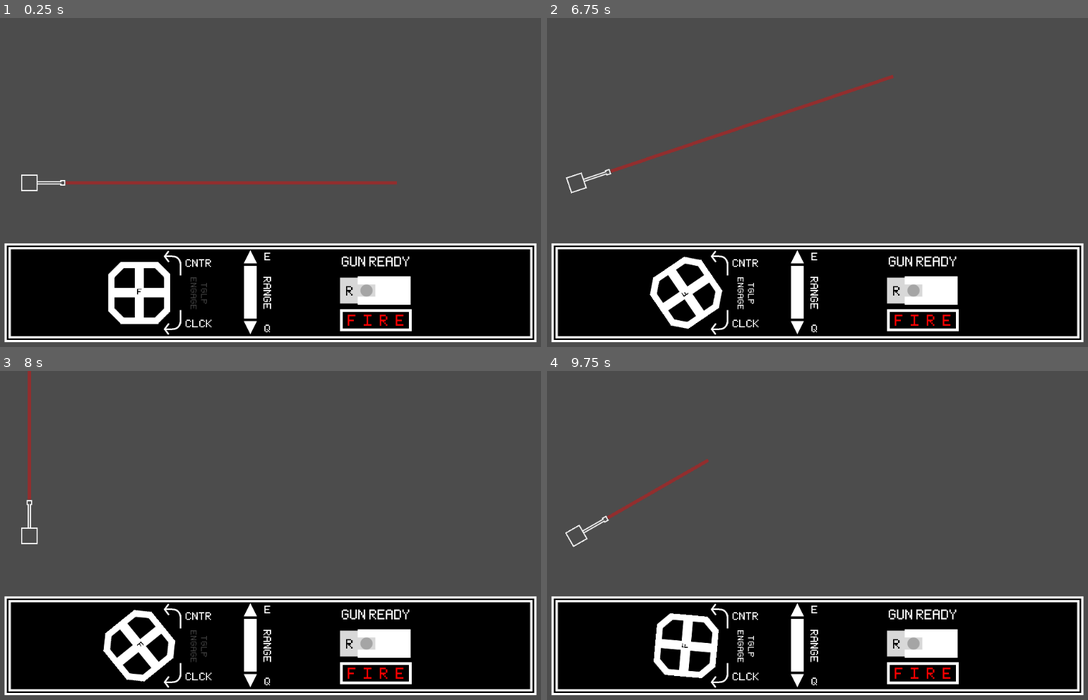
Above: before the commit, frames 1-4 (two rows, left to right).
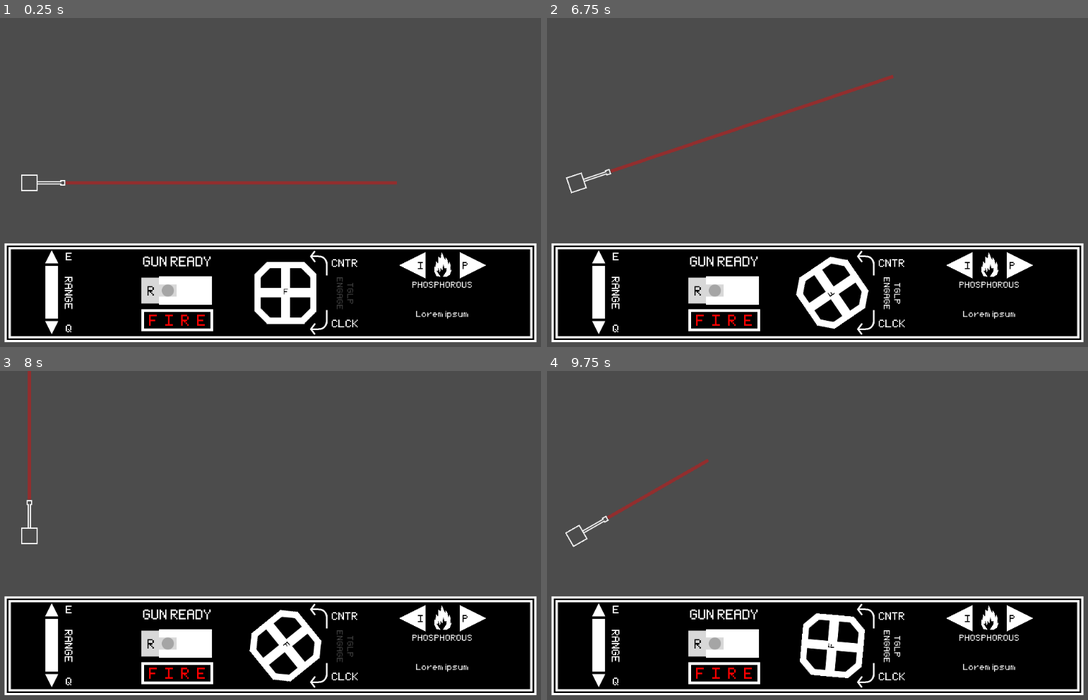
Above: after the commit, the same moments.

Repository: CluckeyMcCormick/fictional-guacamole
Game: Godot game, scene res://scenes/Main.tscn
Two runs of this game, one before a commit and one after it. Both use one fixed random seed, a clock stepped at 60 frames per second and the inputs below.
Inputs (mouse positions are in pixels of both pictures, inside the frame that each line leads up to; where the layout moved, square brackets give the same spot in the first picture):
- Up to frame 1 (0.25 s): no input
- Up to frame 2 (6.75 s): click (601, 258) [795, 258] at 0.5 s; click (601, 327) [795, 327] at 1.25 s; click "R" at 2 s; click "F I R E" at 2.75 s; click (958, 264) at 3.52 s; click (1017, 264) at 4.27 s; click (1017, 264) at 5.02 s; click "F" at 5.75 s; tap Enter at 6.5 s; move the mouse to (941, 166) at 6.52 s; hold Q (range_up) from 6.53 s (still down); hold F (traverse_engage) from 6.53 s (still down)
- Up to frame 3 (8 s): move the mouse to (156, 551) at 7.27 s; release Q (range_up) at 7.28 s; release F (traverse_engage) at 7.28 s; hold E (range_down) from 7.28 s (still down); tap F (traverse_engage) at 7.35 s
- Up to frame 4 (9.75 s): move the mouse to (871, 463) at 8.02 s; release E (range_down) at 8.03 s; hold F (traverse_engage) 8.03-8.78 s; hold Q (range_up) 8.03-9.53 s; move the mouse to (790, 601) at 8.77 s; tap F (traverse_engage) at 8.85 s; move the mouse to (985, 584) at 9.52 s; hold E (range_down) from 9.53 s (still down); hold F (traverse_engage) from 9.53 s (still down)

The runs differ from the first frame. In frame 1, 7.9% of the frame differs, in the area x 8-90%, y 70-97%; in frame 2, 7.8%; in frame 3, 7.8%; in frame 4, 8.0%.

Commit message:
Added the final GUI section - "Payload"
Added a final section to the GUI for controlling the turret's payload.
This section will allow the player to change between two different
payload types - Phosphorous and Explosive.

I used an animated sprite for the payload's icon. I feel like that's
not the best way to do a texture swap on Rects of the same size, but
whatever

Diff:
--- a/godot/scenes/GUI/GUI.tscn
+++ b/godot/scenes/GUI/GUI.tscn
@@ -1,42 +1,65 @@
-[gd_scene load_steps=20 format=2]
+[gd_scene load_steps=25 format=2]
 
 [ext_resource path="res://scenes/GUI/GUI.gd" type="Script" id=1]
 [ext_resource path="res://assets/menu_background.png" type="Texture" id=2]
-[ext_resource path="res://scenes/GUI/WheelMaster.gd" type="Script" id=3]
-[ext_resource path="res://assets/grab_wheel.png" type="Texture" id=4]
-[ext_resource path="res://assets/font/Minimal5x7.ttf" type="DynamicFontData" id=5]
-[ext_resource path="res://assets/curve_arrow_flip.png" type="Texture" id=6]
-[ext_resource path="res://assets/curve_arrow.png" type="Texture" id=7]
-[ext_resource path="res://assets/arrow.png" type="Texture" id=8]
-[ext_resource path="res://assets/menu_overground.png" type="Texture" id=9]
-[ext_resource path="res://assets/bar_fill.png" type="Texture" id=10]
-[ext_resource path="res://assets/gun_bolt.png" type="Texture" id=11]
-[ext_resource path="res://assets/gun_lock.png" type="Texture" id=12]
-[ext_resource path="res://assets/fire_control_button.png" type="Texture" id=13]
+[ext_resource path="res://assets/arrow.png" type="Texture" id=3]
+[ext_resource path="res://assets/menu_overground.png" type="Texture" id=4]
+[ext_resource path="res://assets/bar_fill.png" type="Texture" id=5]
+[ext_resource path="res://assets/font/Minimal5x7.ttf" type="DynamicFontData" id=6]
+[ext_resource path="res://assets/gun_bolt.png" type="Texture" id=7]
+[ext_resource path="res://assets/gun_lock.png" type="Texture" id=8]
+[ext_resource path="res://assets/fire_control_button.png" type="Texture" id=9]
+[ext_resource path="res://scenes/GUI/WheelMaster.gd" type="Script" id=10]
+[ext_resource path="res://assets/grab_wheel.png" type="Texture" id=11]
+[ext_resource path="res://assets/curve_arrow_flip.png" type="Texture" id=12]
+[ext_resource path="res://assets/curve_arrow.png" type="Texture" id=13]
+[ext_resource path="res://assets/payload_explode.png" type="Texture" id=14]
+[ext_resource path="res://assets/payload_fire.png" type="Texture" id=15]
+
+[sub_resource type="DynamicFont" id=3]
+size = 33
+font_data = ExtResource( 6 )
+
+[sub_resource type="DynamicFont" id=6]
+size = 75
+font_data = ExtResource( 6 )
+
+[sub_resource type="DynamicFont" id=4]
+size = 44
+font_data = ExtResource( 6 )
+
+[sub_resource type="DynamicFont" id=5]
+size = 40
+font_data = ExtResource( 6 )
 
 [sub_resource type="DynamicFont" id=1]
 size = 33
-font_data = ExtResource( 5 )
+font_data = ExtResource( 6 )
 
 [sub_resource type="DynamicFont" id=2]
 size = 25
-font_data = ExtResource( 5 )
-
-[sub_resource type="DynamicFont" id=3]
-size = 33
-font_data = ExtResource( 5 )
-
-[sub_resource type="DynamicFont" id=6]
-size = 75
-font_data = ExtResource( 5 )
-
-[sub_resource type="DynamicFont" id=4]
-size = 44
-font_data = ExtResource( 5 )
-
-[sub_resource type="DynamicFont" id=5]
-size = 40
-font_data = ExtResource( 5 )
+font_data = ExtResource( 6 )
+
+[sub_resource type="SpriteFrames" id=7]
+animations = [ {
+"frames": [ ExtResource( 14 ) ],
+"loop": true,
+"name": "explosive",
+"speed": 5.0
+}, {
+"frames": [ ExtResource( 15 ) ],
+"loop": false,
+"name": "fire",
+"speed": 1.0
+} ]
+
+[sub_resource type="DynamicFont" id=9]
+size = 30
+font_data = ExtResource( 6 )
+
+[sub_resource type="DynamicFont" id=8]
+size = 25
+font_data = ExtResource( 6 )
 
 [node name="GUI" type="MarginContainer"]
 anchor_top = 1.0
@@ -83,13 +106,144 @@
 custom_constants/separation = 50
 alignment = 1
 
+[node name="RangeMaster" type="Control" parent="BoxMargins/BoxDivider"]
+editor/display_folded = true
+margin_left = 54.0
+margin_right = 119.0
+margin_bottom = 150.0
+rect_min_size = Vector2( 65, 150 )
+
+[node name="Up" type="TextureButton" parent="BoxMargins/BoxDivider/RangeMaster"]
+margin_left = -109.0
+margin_top = -115.0
+margin_right = 141.0
+margin_bottom = 135.0
+rect_scale = Vector2( 0.1, 0.1 )
+rect_pivot_offset = Vector2( 125, 125 )
+texture_normal = ExtResource( 3 )
+
+[node name="Down" type="TextureButton" parent="BoxMargins/BoxDivider/RangeMaster"]
+margin_left = -109.0
+margin_top = 13.0
+margin_right = 141.0
+margin_bottom = 263.0
+rect_rotation = 180.0
+rect_scale = Vector2( 0.1, 0.1 )
+rect_pivot_offset = Vector2( 125, 125 )
+texture_normal = ExtResource( 3 )
+
+[node name="Range" type="TextureProgress" parent="BoxMargins/BoxDivider/RangeMaster"]
+margin_left = 4.0
+margin_top = 25.0
+margin_right = 29.0
+margin_bottom = 123.0
+value = 100.0
+texture_over = ExtResource( 4 )
+texture_progress = ExtResource( 5 )
+fill_mode = 3
+nine_patch_stretch = true
+stretch_margin_left = 11
+stretch_margin_top = 11
+stretch_margin_right = 11
+stretch_margin_bottom = 11
+
+[node name="E_Label" type="Label" parent="BoxMargins/BoxDivider/RangeMaster"]
+margin_left = 42.0
+margin_top = 1.0
+margin_right = 55.0
+margin_bottom = 23.0
+custom_fonts/font = SubResource( 3 )
+text = "E"
+align = 1
+valign = 1
+
+[node name="Q_Label" type="Label" parent="BoxMargins/BoxDivider/RangeMaster"]
+margin_left = 42.0
+margin_top = 132.0
+margin_right = 55.0
+margin_bottom = 154.0
+custom_fonts/font = SubResource( 3 )
+text = "Q"
+align = 1
+valign = 1
+
+[node name="RANGE_Label" type="Label" parent="BoxMargins/BoxDivider/RangeMaster"]
+margin_left = 55.0
+margin_top = 46.0
+margin_right = 116.0
+margin_bottom = 68.0
+rect_rotation = 90.0
+custom_fonts/font = SubResource( 3 )
+text = "RANGE"
+align = 1
+valign = 1
+
+[node name="FireMaster" type="Control" parent="BoxMargins/BoxDivider"]
+editor/display_folded = true
+margin_left = 169.0
+margin_right = 369.0
+margin_bottom = 150.0
+rect_min_size = Vector2( 200, 150 )
+
+[node name="Bolt" type="TextureButton" parent="BoxMargins/BoxDivider/FireMaster"]
+margin_left = 64.0
+margin_top = 7.0
+margin_right = 320.0
+margin_bottom = 263.0
+rect_scale = Vector2( 0.5, 0.5 )
+texture_normal = ExtResource( 7 )
+
+[node name="R" type="Label" parent="BoxMargins/BoxDivider/FireMaster/Bolt"]
+margin_left = 22.0
+margin_top = 112.0
+margin_right = 62.0
+margin_bottom = 160.0
+custom_fonts/font = SubResource( 6 )
+custom_colors/font_color = Color( 0, 0, 0, 1 )
+text = "R"
+
+[node name="Lock" type="TextureRect" parent="BoxMargins/BoxDivider/FireMaster"]
+margin_left = 64.0
+margin_top = 7.0
+margin_right = 320.0
+margin_bottom = 263.0
+rect_scale = Vector2( 0.5, 0.5 )
+texture = ExtResource( 8 )
+
+[node name="Control" type="TextureButton" parent="BoxMargins/BoxDivider/FireMaster"]
+editor/display_folded = true
+margin_left = 64.0
+margin_top = 105.0
+margin_right = 194.0
+margin_bottom = 145.0
+texture_normal = ExtResource( 9 )
+
+[node name="FIRE" type="Label" parent="BoxMargins/BoxDivider/FireMaster/Control"]
+margin_left = 8.0
+margin_top = 5.33337
+margin_right = 124.0
+margin_bottom = 45.3334
+custom_fonts/font = SubResource( 4 )
+custom_colors/font_color = Color( 1, 0, 0, 1 )
+text = "F  I  R  E"
+align = 1
+valign = 1
+
+[node name="Status" type="Label" parent="BoxMargins/BoxDivider/FireMaster"]
+margin_left = 67.3334
+margin_top = 8.66666
+margin_right = 192.333
+margin_bottom = 34.6667
+custom_fonts/font = SubResource( 5 )
+text = "GUN READY"
+
 [node name="WheelMaster" type="Control" parent="BoxMargins/BoxDivider"]
 editor/display_folded = true
-margin_left = 154.0
-margin_right = 364.0
+margin_left = 419.0
+margin_right = 629.0
 margin_bottom = 150.0
 rect_min_size = Vector2( 210, 150 )
-script = ExtResource( 3 )
+script = ExtResource( 10 )
 
 [node name="TraverseWheel" type="TextureButton" parent="BoxMargins/BoxDivider/WheelMaster"]
 editor/display_folded = true
@@ -165,139 +319,72 @@
 align = 1
 valign = 1
 
-[node name="RangeMaster" type="Control" parent="BoxMargins/BoxDivider"]
-editor/display_folded = true
-margin_left = 414.0
-margin_right = 479.0
-margin_bottom = 150.0
-rect_min_size = Vector2( 65, 150 )
-
-[node name="Up" type="TextureButton" parent="BoxMargins/BoxDivider/RangeMaster"]
-margin_left = -109.0
-margin_top = -115.0
-margin_right = 141.0
-margin_bottom = 135.0
-rect_scale = Vector2( 0.1, 0.1 )
+[node name="PayloadMaster" type="Control" parent="BoxMargins/BoxDivider"]
+margin_left = 679.0
+margin_right = 879.0
+margin_bottom = 150.0
+rect_min_size = Vector2( 200, 150 )
+
+[node name="Payload" type="AnimatedSprite" parent="BoxMargins/BoxDivider/PayloadMaster"]
+position = Vector2( 100, 25 )
+scale = Vector2( 0.2, 0.2 )
+frames = SubResource( 7 )
+animation = "fire"
+
+[node name="Next" type="TextureButton" parent="BoxMargins/BoxDivider/PayloadMaster"]
+margin_left = 30.0
+margin_top = -100.0
+margin_right = 280.0
+margin_bottom = 150.0
+rect_rotation = 90.0
+rect_scale = Vector2( 0.2, 0.2 )
 rect_pivot_offset = Vector2( 125, 125 )
-texture_normal = ExtResource( 8 )
-
-[node name="Down" type="TextureButton" parent="BoxMargins/BoxDivider/RangeMaster"]
-margin_left = -109.0
-margin_top = 13.0
-margin_right = 141.0
-margin_bottom = 263.0
-rect_rotation = 180.0
-rect_scale = Vector2( 0.1, 0.1 )
+texture_normal = ExtResource( 3 )
+
+[node name="P" type="Label" parent="BoxMargins/BoxDivider/PayloadMaster"]
+margin_left = 136.0
+margin_top = 18.0
+margin_right = 147.0
+margin_bottom = 38.0
+custom_fonts/font = SubResource( 9 )
+custom_colors/font_color = Color( 0, 0, 0, 1 )
+text = "P"
+
+[node name="Previous" type="TextureButton" parent="BoxMargins/BoxDivider/PayloadMaster"]
+margin_left = -80.0
+margin_top = -100.0
+margin_right = 170.0
+margin_bottom = 150.0
+rect_rotation = -90.0
+rect_scale = Vector2( 0.2, 0.2 )
 rect_pivot_offset = Vector2( 125, 125 )
-texture_normal = ExtResource( 8 )
-
-[node name="Range" type="TextureProgress" parent="BoxMargins/BoxDivider/RangeMaster"]
-margin_left = 4.0
-margin_top = 25.0
-margin_right = 29.0
-margin_bottom = 123.0
-value = 100.0
-texture_over = ExtResource( 9 )
-texture_progress = ExtResource( 10 )
-fill_mode = 3
-nine_patch_stretch = true
-stretch_margin_left = 11
-stretch_margin_top = 11
-stretch_margin_right = 11
-stretch_margin_bottom = 11
-
-[node name="E_Label" type="Label" parent="BoxMargins/BoxDivider/RangeMaster"]
-margin_left = 42.0
-margin_top = 1.0
-margin_right = 55.0
-margin_bottom = 23.0
-custom_fonts/font = SubResource( 3 )
-text = "E"
-align = 1
-valign = 1
-
-[node name="Q_Label" type="Label" parent="BoxMargins/BoxDivider/RangeMaster"]
-margin_left = 42.0
-margin_top = 132.0
-margin_right = 55.0
-margin_bottom = 154.0
-custom_fonts/font = SubResource( 3 )
-text = "Q"
-align = 1
-valign = 1
-
-[node name="RANGE_Label" type="Label" parent="BoxMargins/BoxDivider/RangeMaster"]
+texture_normal = ExtResource( 3 )
+
+[node name="P2" type="Label" parent="BoxMargins/BoxDivider/PayloadMaster"]
 margin_left = 55.0
-margin_top = 46.0
-margin_right = 116.0
-margin_bottom = 68.0
-rect_rotation = 90.0
-custom_fonts/font = SubResource( 3 )
-text = "RANGE"
-align = 1
-valign = 1
-
-[node name="FireMaster" type="Control" parent="BoxMargins/BoxDivider"]
-margin_left = 529.0
-margin_right = 729.0
-margin_bottom = 150.0
-rect_min_size = Vector2( 200, 150 )
-
-[node name="Bolt" type="TextureButton" parent="BoxMargins/BoxDivider/FireMaster"]
-margin_left = 64.0
-margin_top = 7.0
-margin_right = 320.0
-margin_bottom = 263.0
-rect_scale = Vector2( 0.5, 0.5 )
-texture_normal = ExtResource( 11 )
-
-[node name="R" type="Label" parent="BoxMargins/BoxDivider/FireMaster/Bolt"]
-margin_left = 22.0
-margin_top = 112.0
-margin_right = 62.0
-margin_bottom = 160.0
-custom_fonts/font = SubResource( 6 )
+margin_top = 18.0
+margin_right = 66.0
+margin_bottom = 38.0
+custom_fonts/font = SubResource( 9 )
 custom_colors/font_color = Color( 0, 0, 0, 1 )
-text = "R"
-
-[node name="Lock" type="TextureRect" parent="BoxMargins/BoxDivider/FireMaster"]
-margin_left = 64.0
-margin_top = 7.0
-margin_right = 320.0
-margin_bottom = 263.0
-rect_scale = Vector2( 0.5, 0.5 )
-texture = ExtResource( 12 )
-
-[node name="Control" type="TextureButton" parent="BoxMargins/BoxDivider/FireMaster"]
-editor/display_folded = true
-margin_left = 64.0
-margin_top = 105.0
-margin_right = 194.0
-margin_bottom = 145.0
-texture_normal = ExtResource( 13 )
-
-[node name="FIRE" type="Label" parent="BoxMargins/BoxDivider/FireMaster/Control"]
-margin_left = 8.0
-margin_top = 5.33337
-margin_right = 124.0
-margin_bottom = 45.3334
-custom_fonts/font = SubResource( 4 )
-custom_colors/font_color = Color( 1, 0, 0, 1 )
-text = "F  I  R  E"
-align = 1
-valign = 1
-
-[node name="Status" type="Label" parent="BoxMargins/BoxDivider/FireMaster"]
-margin_left = 67.3334
-margin_top = 8.66666
-margin_right = 192.333
-margin_bottom = 34.6667
-custom_fonts/font = SubResource( 5 )
-text = "GUN READY"
-
-[node name="PayloadMaster" type="Control" parent="BoxMargins/BoxDivider"]
-margin_left = 779.0
-margin_right = 779.0
-margin_bottom = 150.0
+text = "I"
+
+[node name="Title" type="Label" parent="BoxMargins/BoxDivider/PayloadMaster"]
+margin_left = 45.0
+margin_top = 55.0
+margin_right = 155.0
+margin_bottom = 71.0
+custom_fonts/font = SubResource( 8 )
+text = "PHOSPHOROUS"
+align = 1
+
+[node name="Description" type="Label" parent="BoxMargins/BoxDivider/PayloadMaster"]
+margin_top = 83.0
+margin_right = 200.0
+margin_bottom = 150.0
+custom_fonts/font = SubResource( 8 )
+text = "Lorem ipsum"
+align = 1
+valign = 1
 [connection signal="button_down" from="BoxMargins/BoxDivider/WheelMaster/TraverseWheel" to="BoxMargins/BoxDivider/WheelMaster" method="_on_TraverseWheel_button_down"]
 [connection signal="button_up" from="BoxMargins/BoxDivider/WheelMaster/TraverseWheel" to="BoxMargins/BoxDivider/WheelMaster" method="_on_TraverseWheel_button_up"]
Binary file added: godot/assets/payload_explode.png
Not shown, added: godot/assets/payload_explode.png.import
Binary file added: godot/assets/payload_fire.png
Not shown, added: godot/assets/payload_fire.png.import
Not shown: 3 places in godot/scenes/GUI/GUI.tscn that only renumber resources
